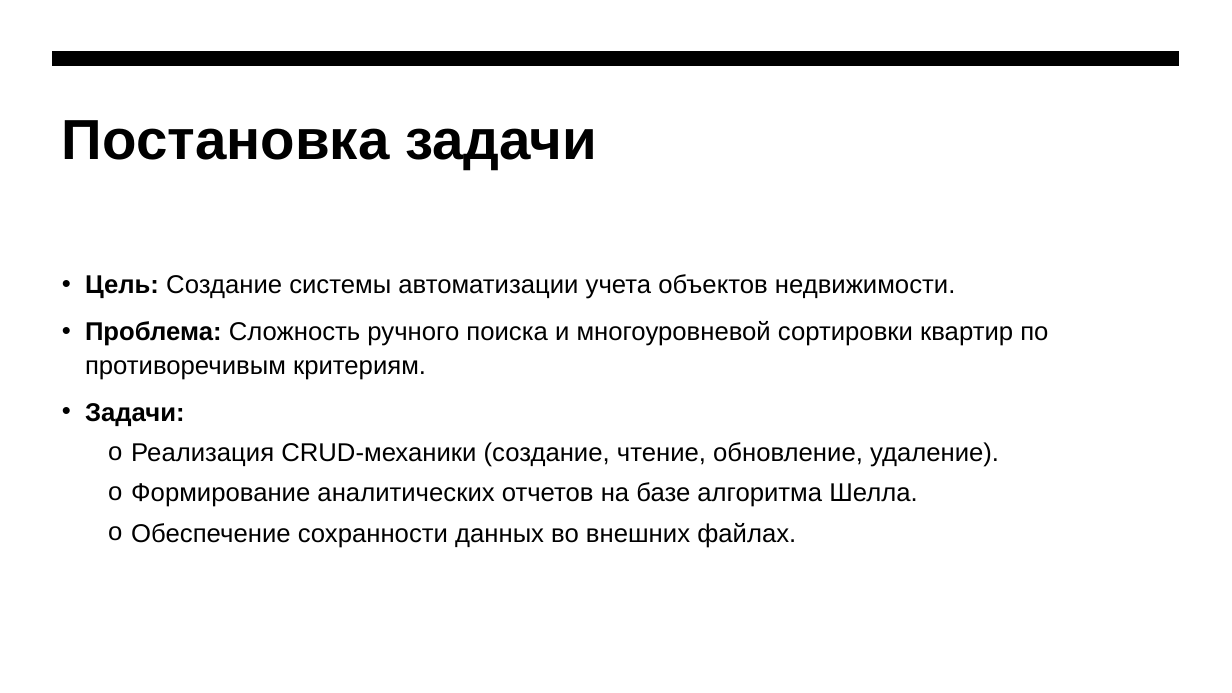
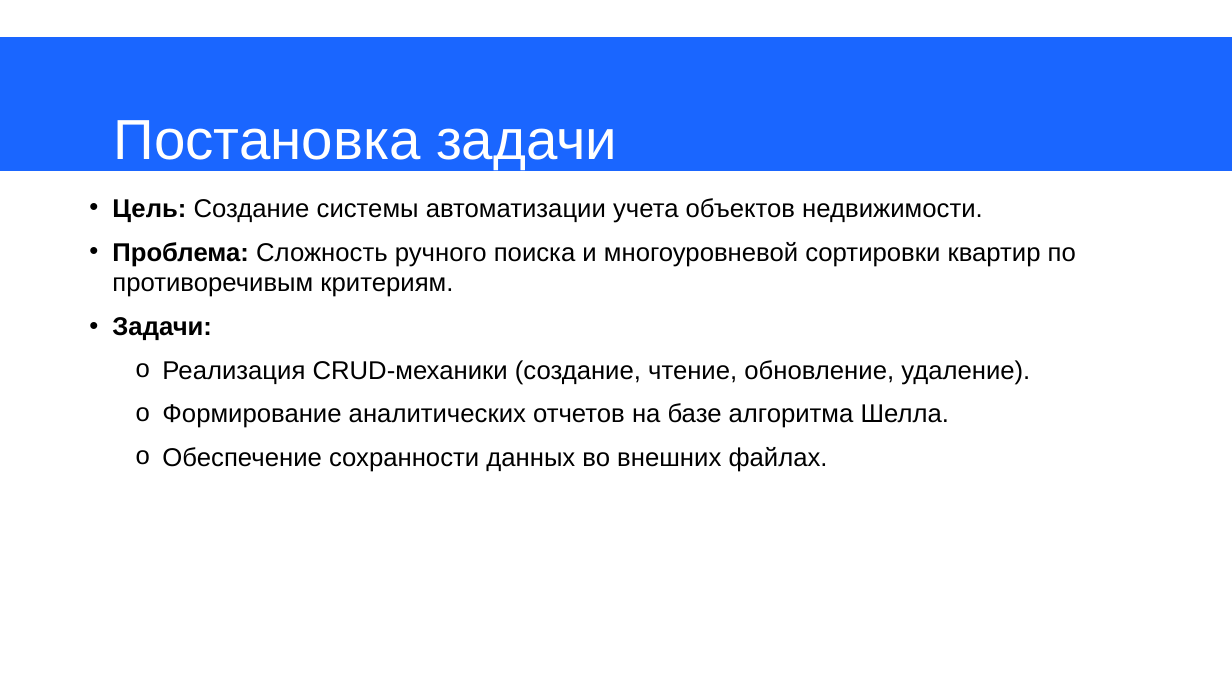
Before and after one commit to BenyDix/Realtor-Agency, a slide deck: slide 2 of docs/Презентация к проекту.odp. Drawn at 1232x693 pixels with LibreOffice and Linux fonts; fonts in the diff are those of the drawing. Boxes give left, top, right and bottom in pixels: in the first picture for what was removed or moved away, otherwise in the second. Text is boxed around its words. In the diff, an @@ line names an element or a change of style, - is before the commit and + after.

```diff
--- a/docs/Презентация к проекту.odp
+++ b/docs/Презентация к проекту.odp
@@ freeform shape: place and size @@
-freeform shape at [53, 52, 1180, 67]
+freeform shape at [0, 37, 1232, 171]
@@ freeform shape at [0, 37, 1232, 171]: fill #000000 to #1A66FF @@
@@ title "Постановка задачи": place and size @@
-title "Постановка задачи" at [62, 120, 597, 170]
+title "Постановка задачи" at [114, 120, 617, 170]
@@ title "Постановка задачи" at [114, 120, 617, 170]: text colour #000000 to #FFFFFF, bold off @@
@@ text "Цель: Создание системы автоматизации учета ...": place and size @@
-text "Цель: Создание системы автоматизации учета ..." at [85, 274, 1048, 548]
+text "Цель: Создание системы автоматизации учета ..." at [112, 198, 1076, 472]
@@ text "Цель: Создание системы автоматизации учета ..." at [112, 198, 1076, 472]: line spacing 1.1 to 1; indent changed; more space between paragraphs @@
```
Also in this commit, not shown: 7 other slides changed, 1 slide added, 1 slide removed, 2 other files.
